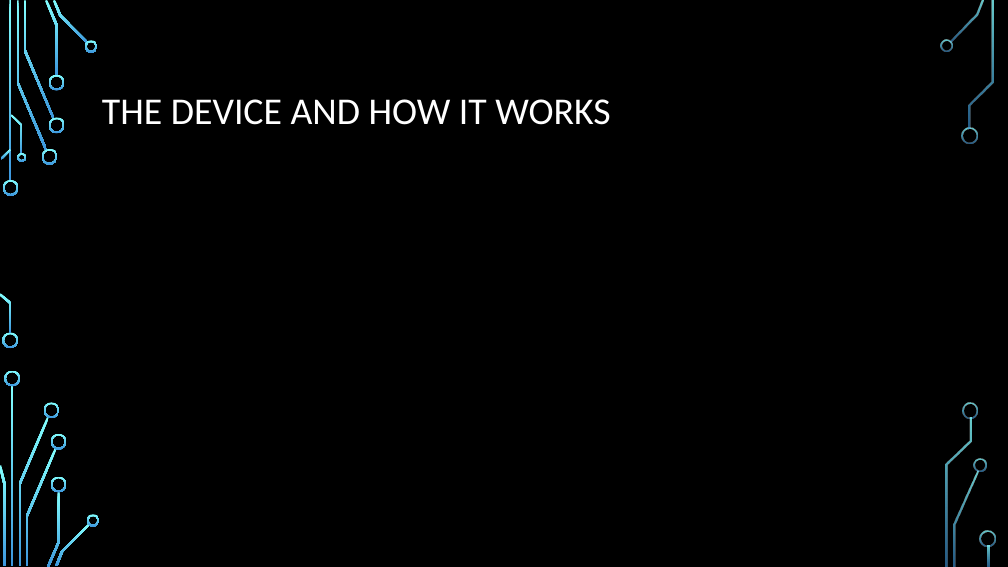
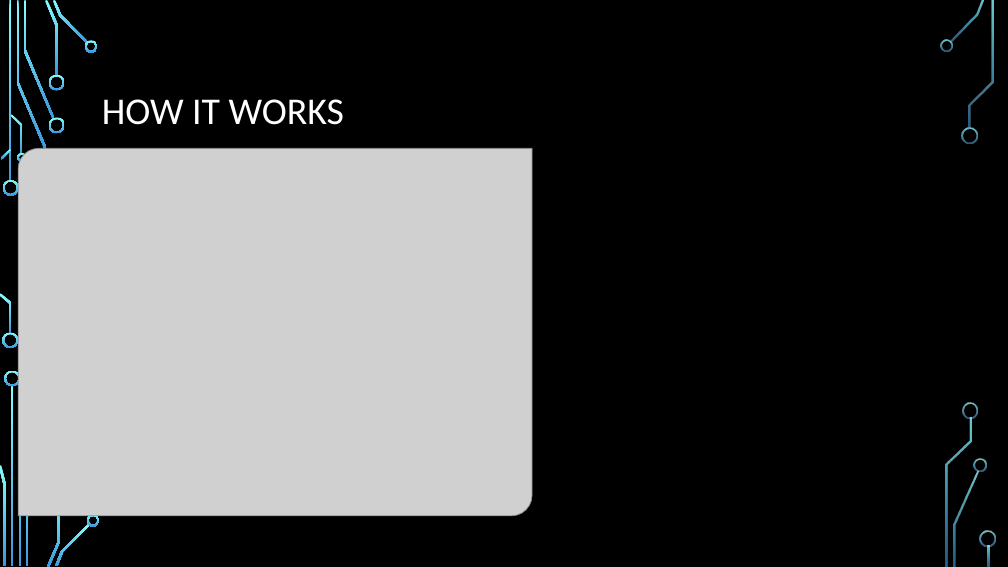
Before and after one commit to dontaylor6000/Group27_Tracker, a slide deck: slide 12 of Documentation/PDR.pptx (slide 5 before the commit). Drawn at 1008x567 pixels with LibreOffice and Linux fonts; fonts in the diff are those of the drawing; grey boxes stand for pictures; background and template pictures are left out. Boxes give left, top, right and bottom in pixels: in the first picture for what was removed or moved away, otherwise in the second. Text is boxed around its words. In the diff, an @@ line names an element or a change of style, - is before the commit and + after.

```diff
--- a/Documentation/PDR.pptx
+++ b/Documentation/PDR.pptx
@@ title at box(102, 99, 344, 125): text changed @@
-THE DEVICE AND HOW IT WORKS
+HOW IT WORKS
@@ picture added at box(18, 148, 532, 516) @@
```
Also in this commit, not shown: 4 other slides changed, 9 slides added, 3 slides removed.
